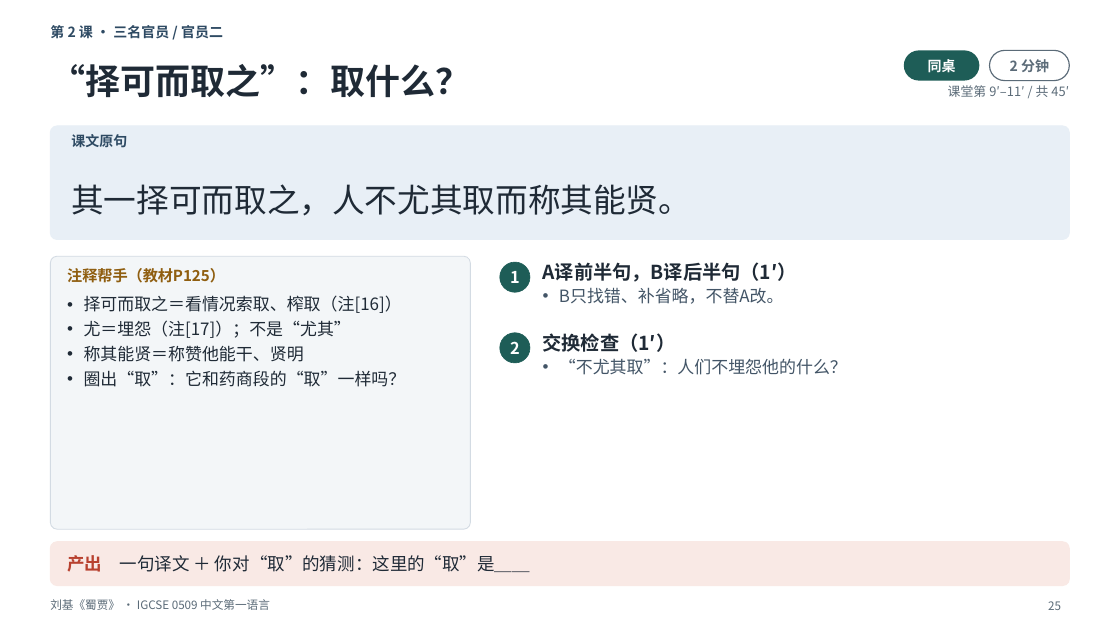
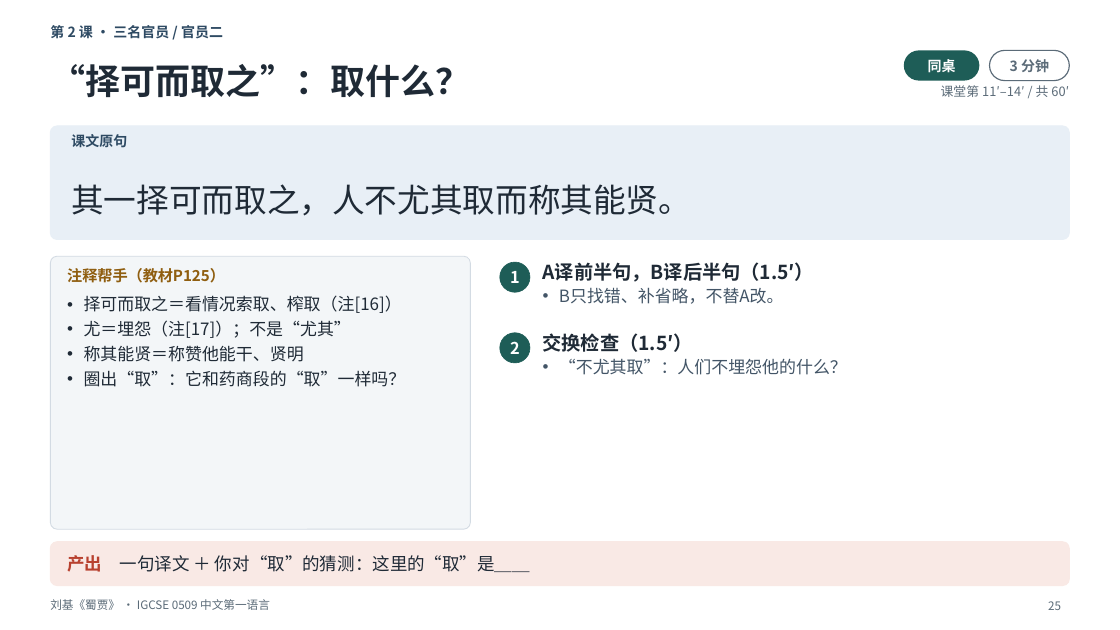
Before and after one commit to darcyduan2026/igcse-0509, a slide deck: slide 25 of LTP + Lesson slides/3.4 文言_刘基《蜀贾》_3课时/0509_3.4_文言_刘基《蜀贾》_4课时_课堂课件_v3.1_重做版.pptx. Drawn at 1120x630 pixels with LibreOffice and Linux fonts; fonts in the diff are those of the drawing. Boxes give left, top, right and bottom in pixels: in the first picture for what was removed or moved away, otherwise in the second. Text is boxed around its words. In the diff, an @@ line names an element or a change of style, - is before the commit and + after.

```diff
--- a/LTP + Lesson slides/3.4 文言_刘基《蜀贾》_3课时/0509_3.4_文言_刘基《蜀贾》_4课时_课堂课件_v3.1_重做版.pptx
+++ b/LTP + Lesson slides/3.4 文言_刘基《蜀贾》_3课时/0509_3.4_文言_刘基《蜀贾》_4课时_课堂课件_v3.1_重做版.pptx
@@ text at bbox=[1010, 59, 1049, 73]: text changed @@
-2 分钟
+3 分钟
@@ text at bbox=[941, 85, 1069, 97]: text changed @@
-课堂第 9′–11′ / 共 45′
+课堂第 11′–14′ / 共 60′
@@ text at bbox=[543, 262, 815, 282]: text changed @@
-A译前半句，B译后半句（1′）
+A译前半句，B译后半句（1.5′）
@@ text at bbox=[543, 333, 693, 352]: text changed @@
-交换检查（1′）
+交换检查（1.5′）
```
Also in this commit, not shown: 55 other slides changed, 1 slide added, 2 other files.
